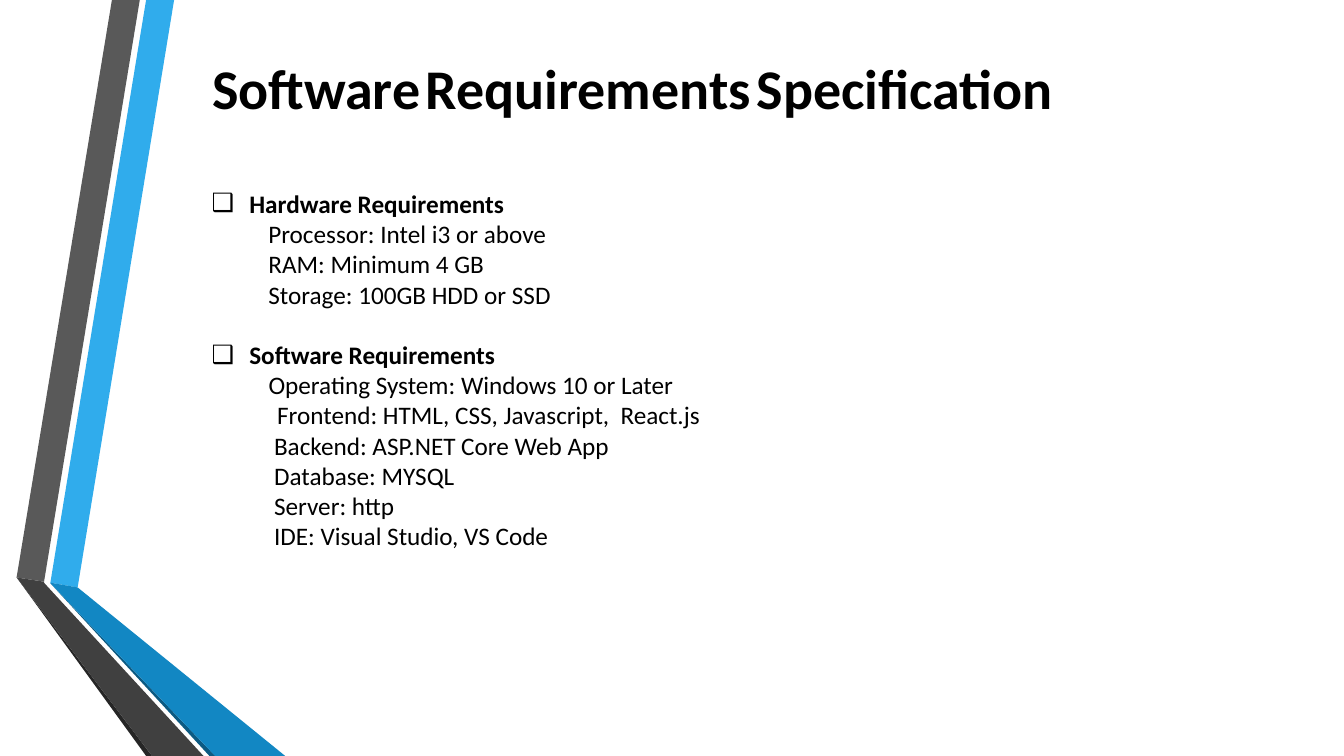
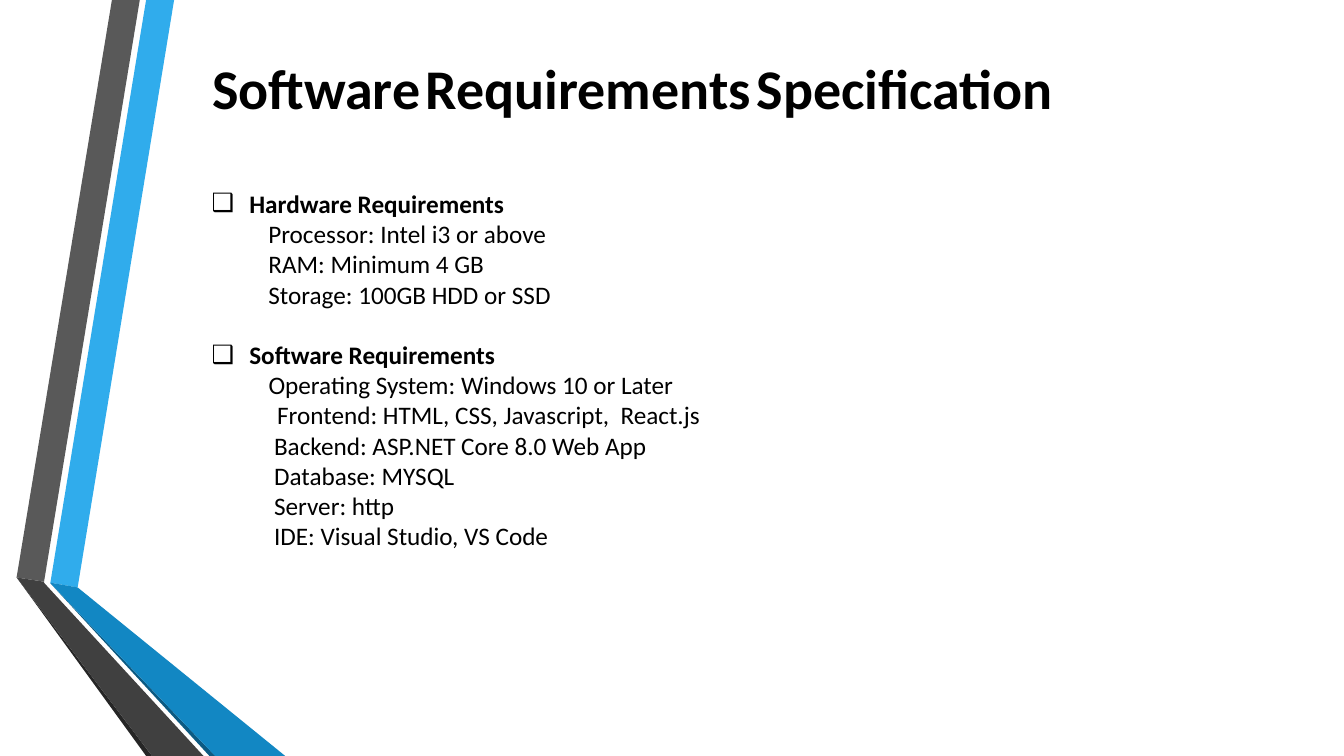
Before and after one commit to kedar3016/DIGITAL_HEALTH_CARD, a slide deck: slide 17 of Digital Health Card.pptx (slide 11 before the commit). Drawn at 1344x756 pixels with LibreOffice and Linux fonts; fonts in the diff are those of the drawing; background and template pictures are left out. Boxes give left, top, right and bottom in pixels: in the first picture for what was removed or moved away, otherwise in the second. Text is boxed around its words. In the diff, an @@ line names an element or a change of style, - is before the commit and + after.

```diff
--- a/Digital Health Card.pptx
+++ b/Digital Health Card.pptx
@@ text at [274, 437, 646, 459]: text changed @@
-Backend: ASP.NET Core Web App
+Backend: ASP.NET Core 8.0 Web App
```
Also in this commit, not shown: 8 other slides changed, 8 slides added, 1 slide removed.
